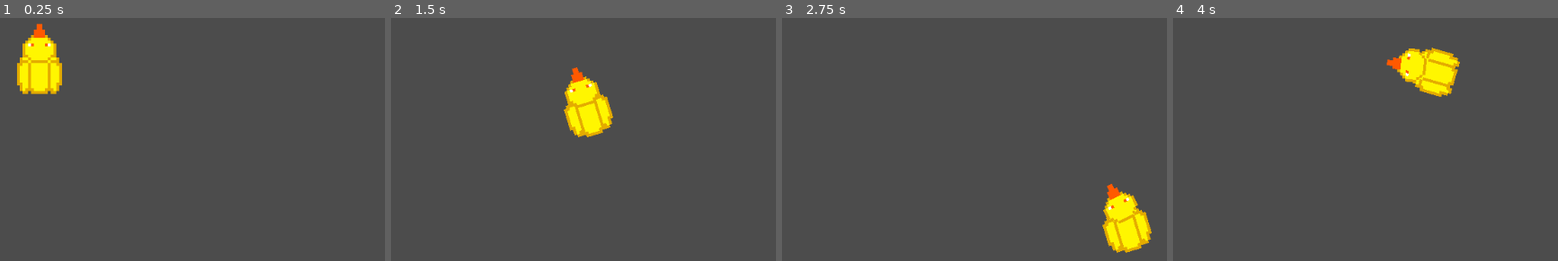
Above: before the commit, frames 1-4 (left to right).
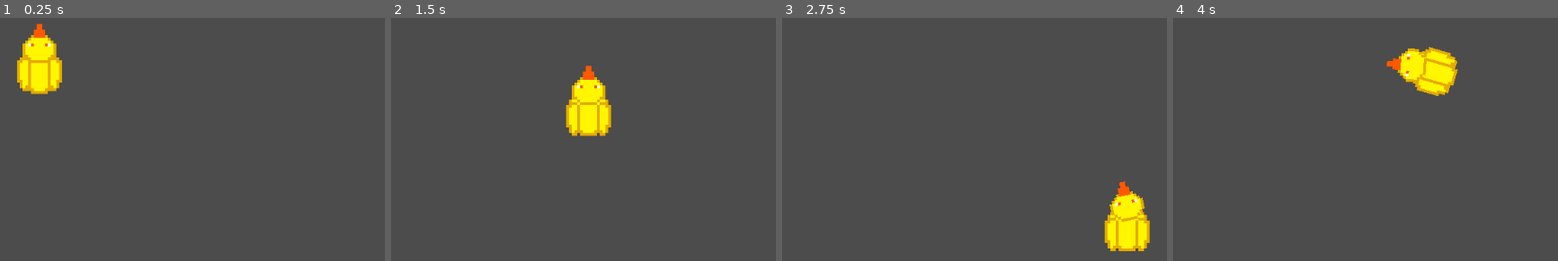
Above: after the commit, the same moments.

Repository: ImUrX/huevofight
Game: Godot game, scene res://scenes/Game.tscn
Same seed, same stepped clock (60 frames per second), same inputs: the game is played once before the commit and once after it. The project has no main scene, so this scene is started directly.
Inputs (mouse positions are in pixels of both pictures, inside the frame that each line leads up to):
- Up to frame 1 (0.25 s): no input
- Up to frame 2 (1.5 s): tap Enter at 0.5 s; move the mouse to (641, 122) at 0.52 s; hold Right (ui_right) 0.53-1.28 s; move the mouse to (outside the picture) at 1.27 s; hold Down (ui_down) from 1.28 s (still down)
- Up to frame 3 (2.75 s): move the mouse to (947, 52) at 2.02 s; release Down (ui_down) at 2.03 s; hold Right (ui_right) from 2.03 s (still down)
- Up to frame 4 (4 s): move the mouse to (1230, 226) at 2.77 s; release Right (ui_right) at 2.78 s; hold Up (ui_up) 2.78-3.53 s; move the mouse to (1481, 207) at 3.52 s; hold Left (ui_left) from 3.53 s (still down)

The runs differ from the first frame. In frame 1, 0.3% of the frame differs, in the area x 4-17%, y 16-32%; in frame 2, 1.4%, in the area x 44-58%, y 19-50%; in frame 3, 1.4%; in frame 4, 0.4%.

Commit message:
cant continue

Diff:
--- a/scenes/Game.tscn
+++ b/scenes/Game.tscn
@@ -32,11 +32,12 @@
 
 [node name="CollisionShape2D" type="CollisionShape2D" parent="Player"]
 position = Vector2( 0, 6 )
-shape = SubResource( 4 )
+shape = SubResource( 1 )
 
 [node name="AnimatedSprite" type="AnimatedSprite" parent="Player"]
 scale = Vector2( 4, 4 )
-frames = SubResource( 3 )
+frames = SubResource( 4 )
+frame = 1
 playing = true
 
 [node name="Cabeza" type="Sprite" parent="Player"]
--- a/scripts/Player.gd
+++ b/scripts/Player.gd
@@ -7,7 +7,7 @@
 
 # Called when the node enters the scene tree for the first time.
 func _ready():
-	Input.set_mouse_mode(Input.MOUSE_MODE_CONFINED)
+	pass
 
 func get_input():
 	velocity = Vector2()
@@ -25,18 +25,23 @@
 	get_input()
 	move_and_collide(velocity * delta)
 
+
 func _input(event):
 	if event is InputEventMouseMotion:
 		var head_pos = $Cabeza.global_position
 		var rads = atan2(event.position.y - head_pos.y, event.position.x - head_pos.x)
+		var inverse_self = self.rotation - PI
+		if inverse_self > PI:
+			inverse_self -= 2*PI
+		elif inverse_self < -PI:
+			inverse_self += 2*PI
 		print(rads)
+		print($Cabeza.rotation)
 		print(self.rotation)
-		print(self.rotation + (PI * -1))
-		if rads < self.rotation && rads > self.rotation + PI * -1:
-			$Cabeza.rotation = rads
-			$Cabeza.rotate(90 * PI/180)
-		elif rads < self.rotation:
+		print(inverse_self)
+		if (self.rotation >= 0 && rads < self.rotation && rads > inverse_self) || (self.rotation < 0 && rads < self.rotation && rads < inverse_self):
+			$Cabeza.rotation = rads + (90 * PI/180) - self.rotation
+		elif $Cabeza.rotation > 0:
 			self.rotation = rads
-		elif rads > self.rotation + PI * -1:
-			self.rotation = rads
-			self.rotate(PI * -1)
+		elif $Cabeza.rotation < 0:
+			self.rotation = rads - PI
Not shown: 1 places in scenes/Game.tscn that only renumber resources
